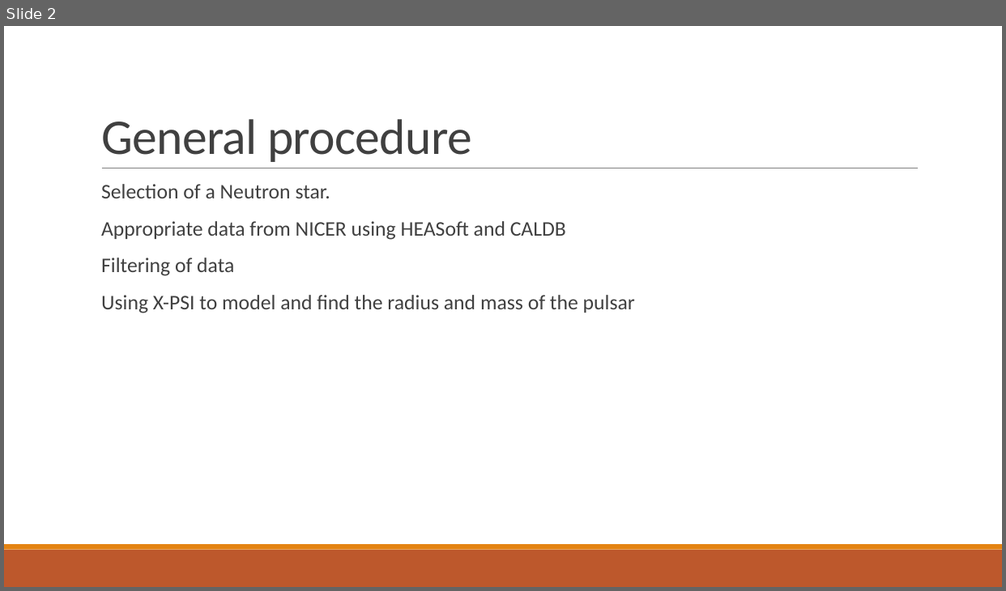
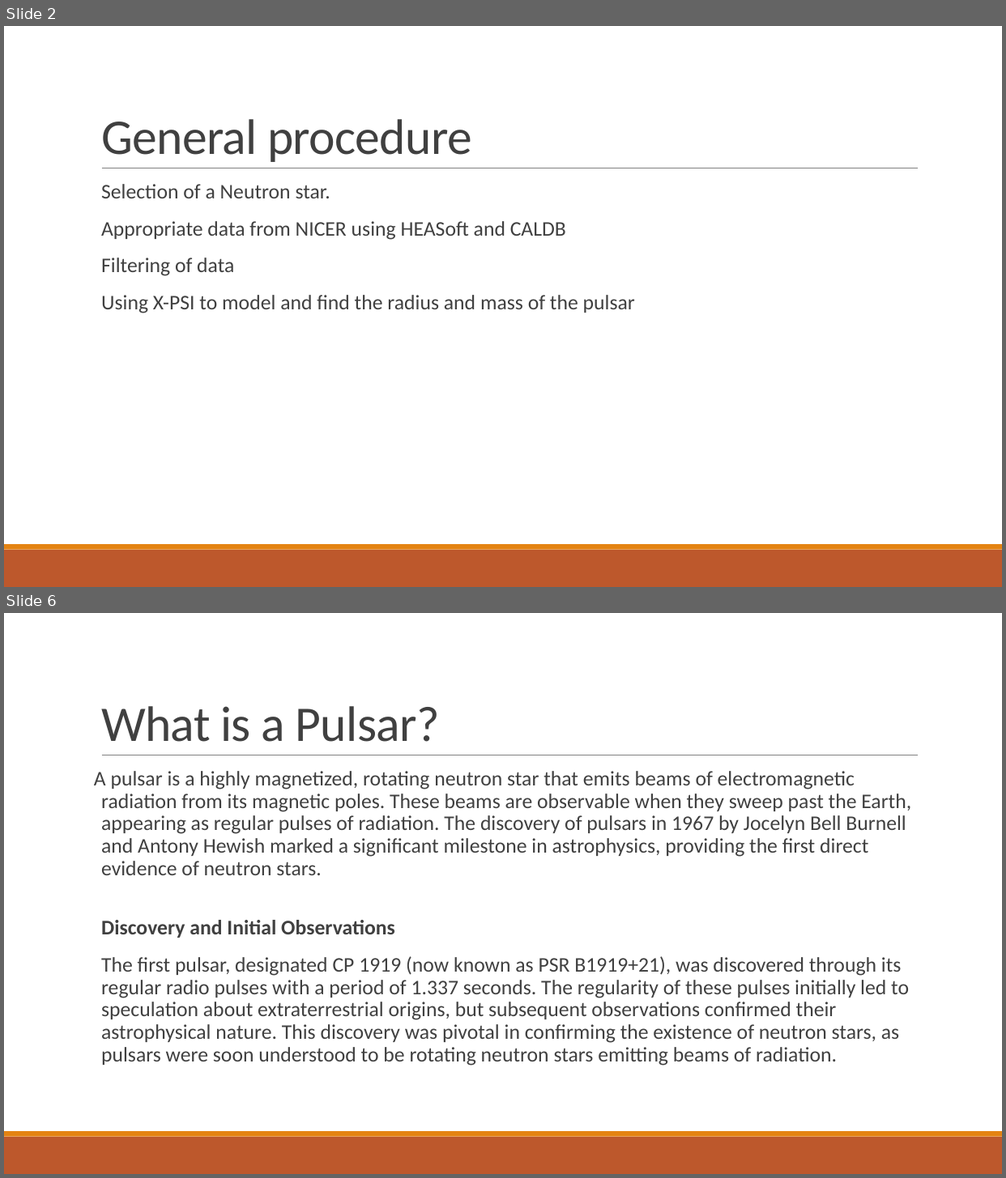
Before and after one commit to Avanee03/PPM-of-Neutron-star-Unveiling-hot-spot-geometry, a slide deck: Initial presentation.pptx. Shown one above the other, each under a label of ours: slide 2 before the commit, slides 2 and 6 after it; the slides between them are not shown. The pictures are 1006x591 and 1006x1178 pixels, drawn with LibreOffice and Linux fonts; fonts in the diff are those of the drawing. Boxes give left, top, right and bottom in pixels: in the first picture for what was removed or moved away, otherwise in the second. Text is boxed around its words. In the diff, an @@ line names an element or a change of style, - is before the commit and + after.

```diff
--- a/Initial presentation.pptx
+++ b/Initial presentation.pptx
@@ slide 6 added at [4, 613, 1002, 1174], background #FFFFFF; not listed: 3 template elements that a slide beside it also shows @@
@@ title added at [101, 706, 440, 742], 48 pt, text #404040 @@
+What is a Pulsar?
@@ text added at [94, 771, 911, 1066], 20 pt, text #404040 @@
+A pulsar is a highly magnetized, rotating neutron star that emits beams of electromagnetic radiation from its magnetic poles. These beams are observable when they sweep past the Earth, appearing as regular pulses of radiation. The discovery of pulsars in 1967 by Jocelyn Bell Burnell and Antony Hewish marked a significant milestone in astrophysics, providing the first direct evidence of neutron stars.
+Discovery and Initial Observations
+  The first pulsar, designated CP 1919 (now known as PSR B1919+21), was discovered through its regular radio pulses with a period of 1.337 seconds. The regularity of these pulses initially led to speculation about extraterrestrial origins, but subsequent observations confirmed their astrophysical nature. This discovery was pivotal in confirming the existence of neutron stars, as pulsars were soon understood to be rotating neutron stars emitting beams of radiation.
```
Also in this commit, not shown: 31 other slides added.
